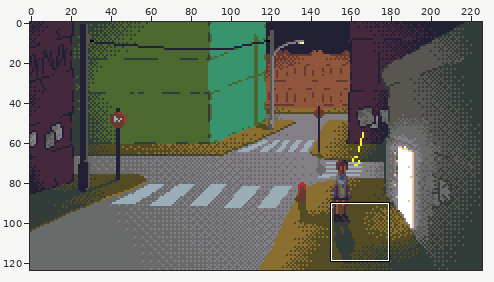
Pixel-art file, stored at UnityProject/Assets/Sprites/Intro/cutscene.aseprite. The first picture is a wide view before the edit; the outline marks the close-up.
Close-up. Before the edit:
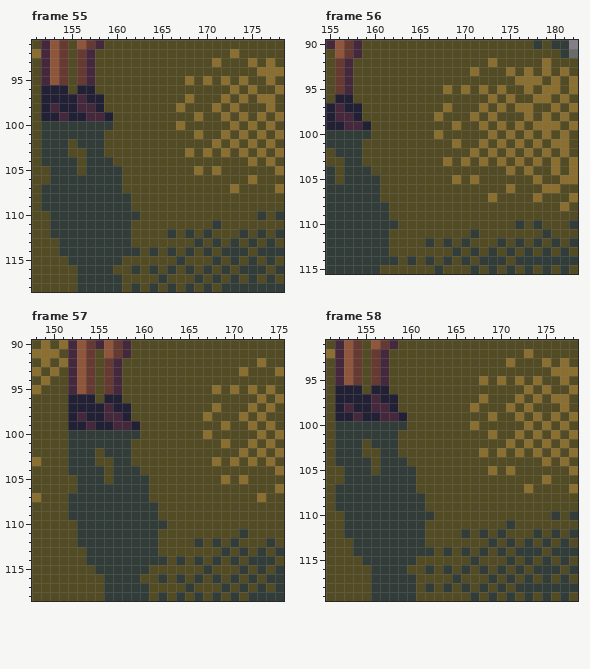
226x124 pixels, 83 frames. Shown: frame 55: x 151..178, y 91..118; frame 56: x 155..182, y 90..115; frame 57: x 148..175, y 90..118; frame 58: x 151..178, y 91..119. The commit also changed other frames or places, which this record leaves out.
After:
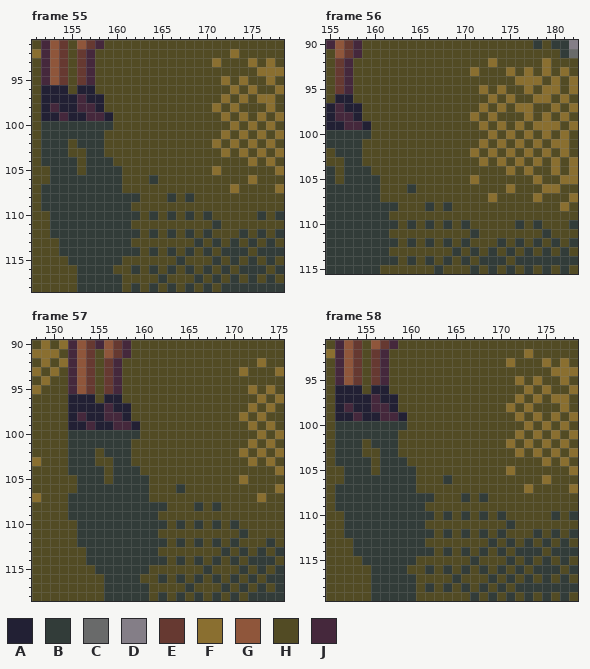
Palette (. is transparent): A #222034  B #323c39  C #696a6a  D #847e87  E #663931  F #8a6f30  G #8f563b  H #524b24  J #45283c
Diff:
Frame 55, layer "porta":
y 95: x 168 F -> H; x 170 F -> H
y 97: x 168 F -> H
y 98: x 167 F -> H
y 99: x 169 F -> H
y 100: x 167 F -> H
y 101: x 169 F -> H
y 103: x 168 F -> H; x 170 F -> H
y 105: x 169 F -> H
y 106: x 164 H -> B
y 108: x 162 H -> B; x 166 H -> B; x 168 H -> B
y 110: x 164 H -> B; x 166 H -> B; x 168 H -> B; x 170 H -> B
y 112: x 162 H -> B; x 164 H -> B
Frame 56, layer "porta": the same change as frame 55
Frame 57, layer "porta": the same change as frame 55
Frame 58, layer "porta": the same change as frame 55
Where, in picture pixels (left, top, right, bottom), the same in both close-ups:
changed: (131, 76, 212, 238)
changed: (389, 85, 470, 247)
changed: (158, 385, 239, 547)
changed: (425, 376, 506, 538)
